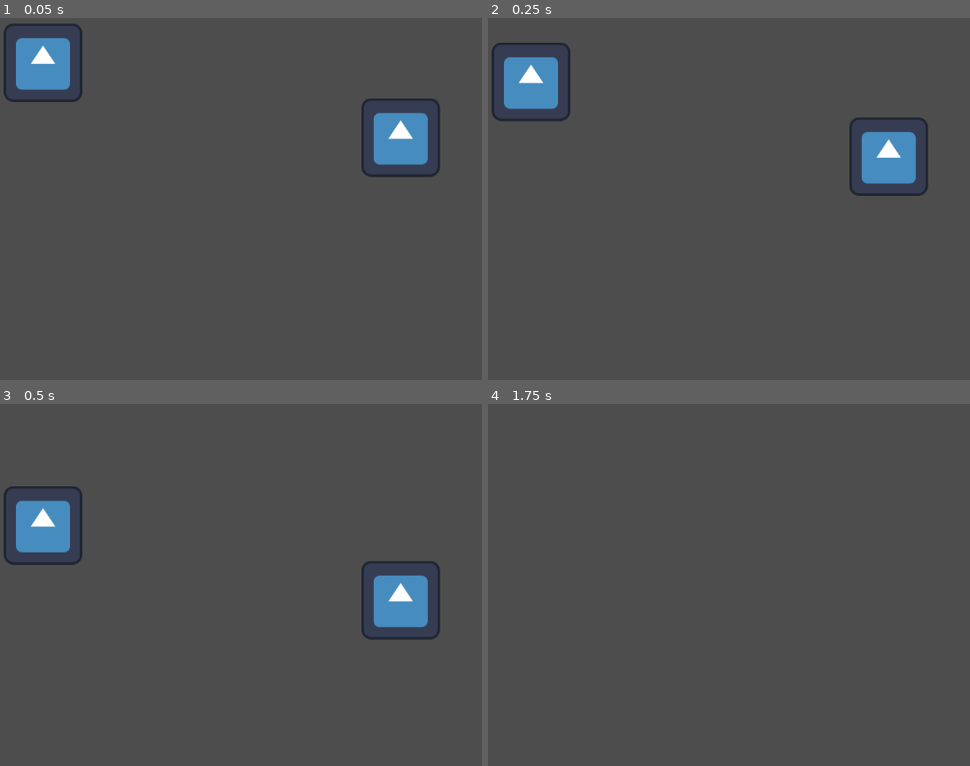
Above: before the commit, frames 1-4 (two rows, left to right).
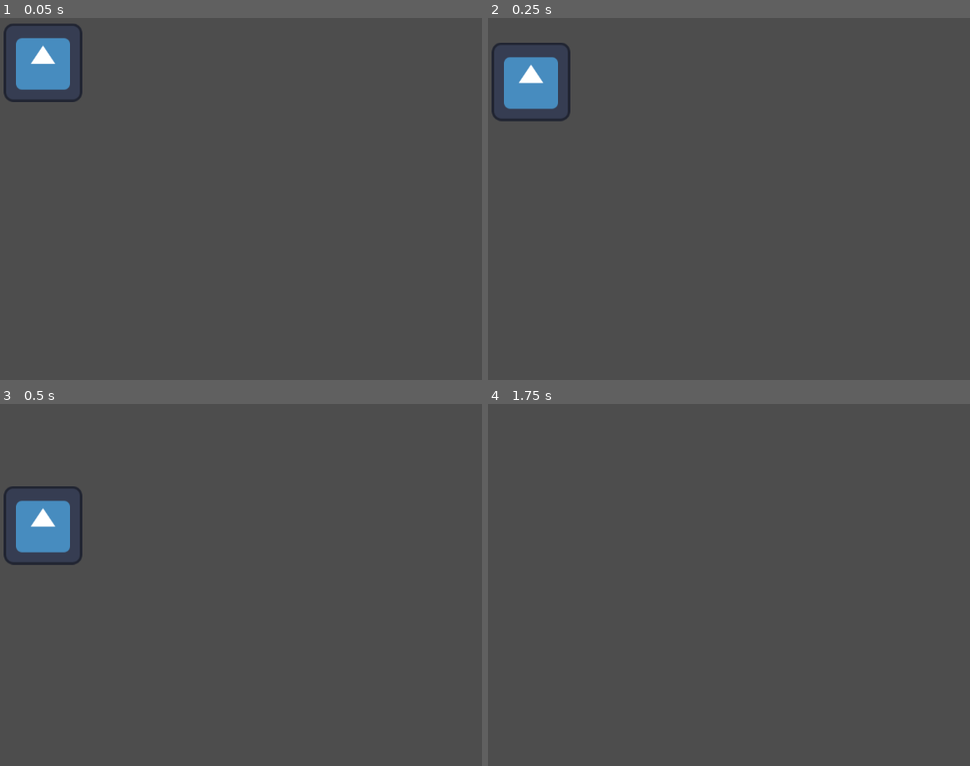
Above: after the commit, the same moments.

Repository: kay7789/godot-collab-test
Game: Godot game, scene res://game.tscn
Same seed, same stepped clock (60 frames per second), same inputs: the game is played once before the commit and once after it. The engine's default icon, where the game draws it, is replaced by a stand-in: a white triangle on a blue panel in a dark square.
Inputs:
- Up to frame 1 (0.05 s): no input
- Up to frame 2 (0.25 s): no input
- Up to frame 3 (0.5 s): no input
- Up to frame 4 (1.75 s): tap Enter (ui_accept) at 0.5, 0.77, 1.52 s; hold Right (ui_right) from 0.53 s (still down)

The runs differ from the first frame. In frame 1, 2.1% of the frame differs, in the area x 75-92%, y 22-45%; in frame 2, 2.1%, in the area x 75-92%, y 27-50%; in frame 3, 2.1%; in frame 4, nothing differs.

Commit message:
Update game.tscn

Diff:
--- a/game.tscn
+++ b/game.tscn
@@ -18,5 +18,5 @@
 shape = SubResource("CircleShape2D_0fbrw")
 
 [node name="Sprite2D2" type="Sprite2D" parent="CharacterBody2D"]
-position = Vector2(652, 251)
+position = Vector2(-134, -86)
 texture = ExtResource("2_jx76c")
Not shown: 1 places in game.tscn that only renumber resources
